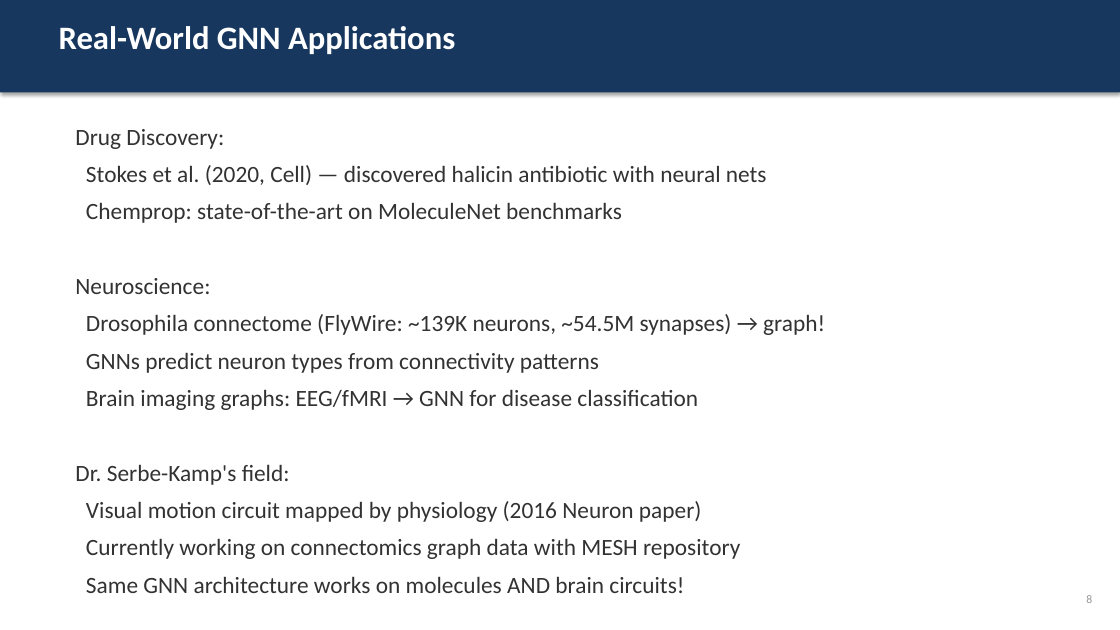
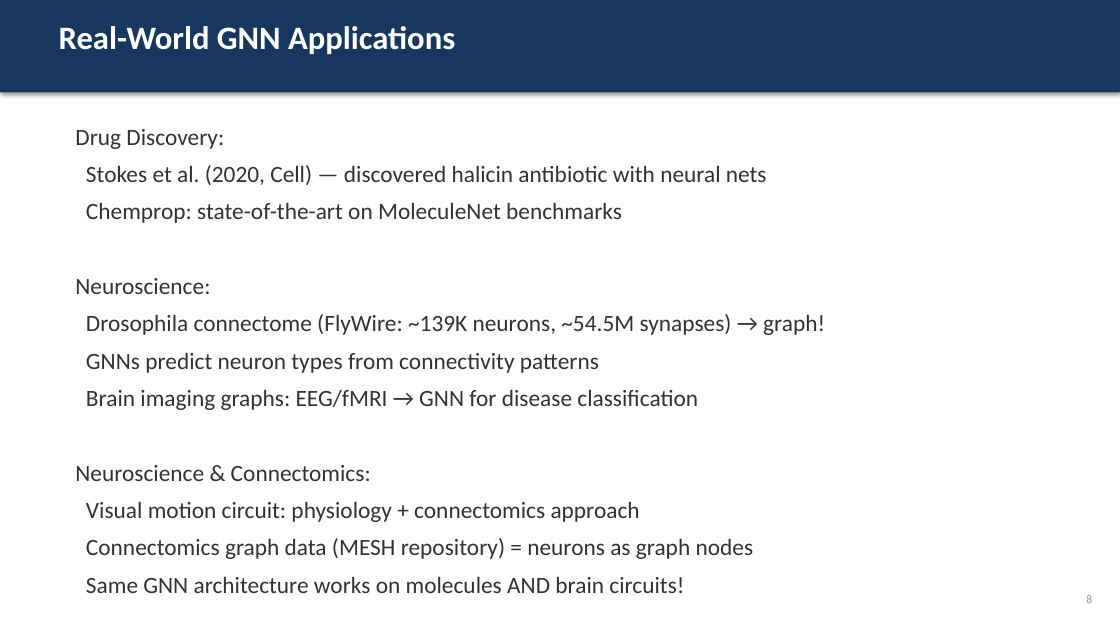
Before and after one commit to officialprateekmethwani-coder/AI-Drug-Discovery, a slide deck: slide 8 of day3_deep_learning/slides.pptx. Drawn at 1120x630 pixels with LibreOffice and Linux fonts; fonts in the diff are those of the drawing. Boxes give left, top, right and bottom in pixels: in the first picture for what was removed or moved away, otherwise in the second. Text is boxed around its words. In the diff, an @@ line names an element or a change of style, - is before the commit and + after.

```diff
--- a/day3_deep_learning/slides.pptx
+++ b/day3_deep_learning/slides.pptx
@@ text at (75, 465, 754, 559): text changed @@
-Dr. Serbe-Kamp's field:
-Visual motion circuit mapped by physiology (2016 Neuron paper)
-Currently working on connectomics graph data with MESH repository
+Neuroscience & Connectomics:
+Visual motion circuit: physiology + connectomics approach
+Connectomics graph data (MESH repository) = neurons as graph nodes
```
Also in this commit, not shown: 2 other slides changed, 5 other files.
